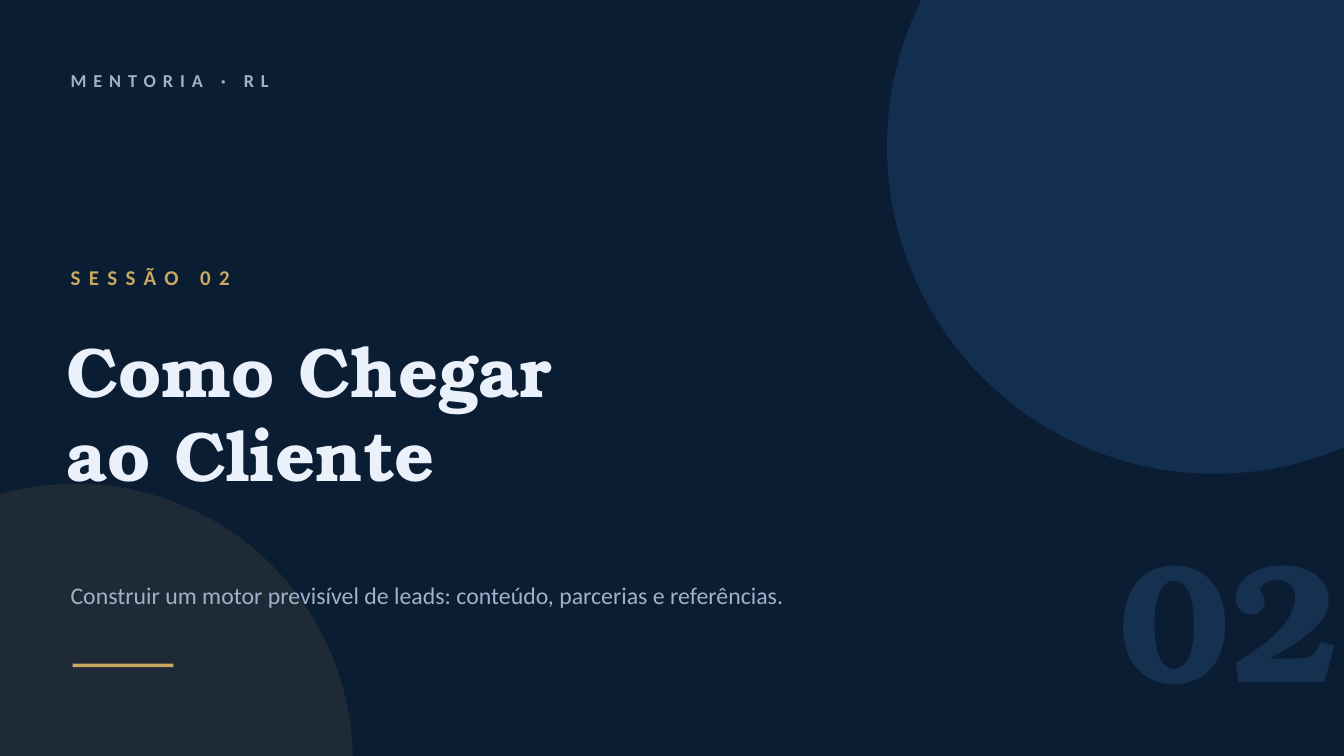
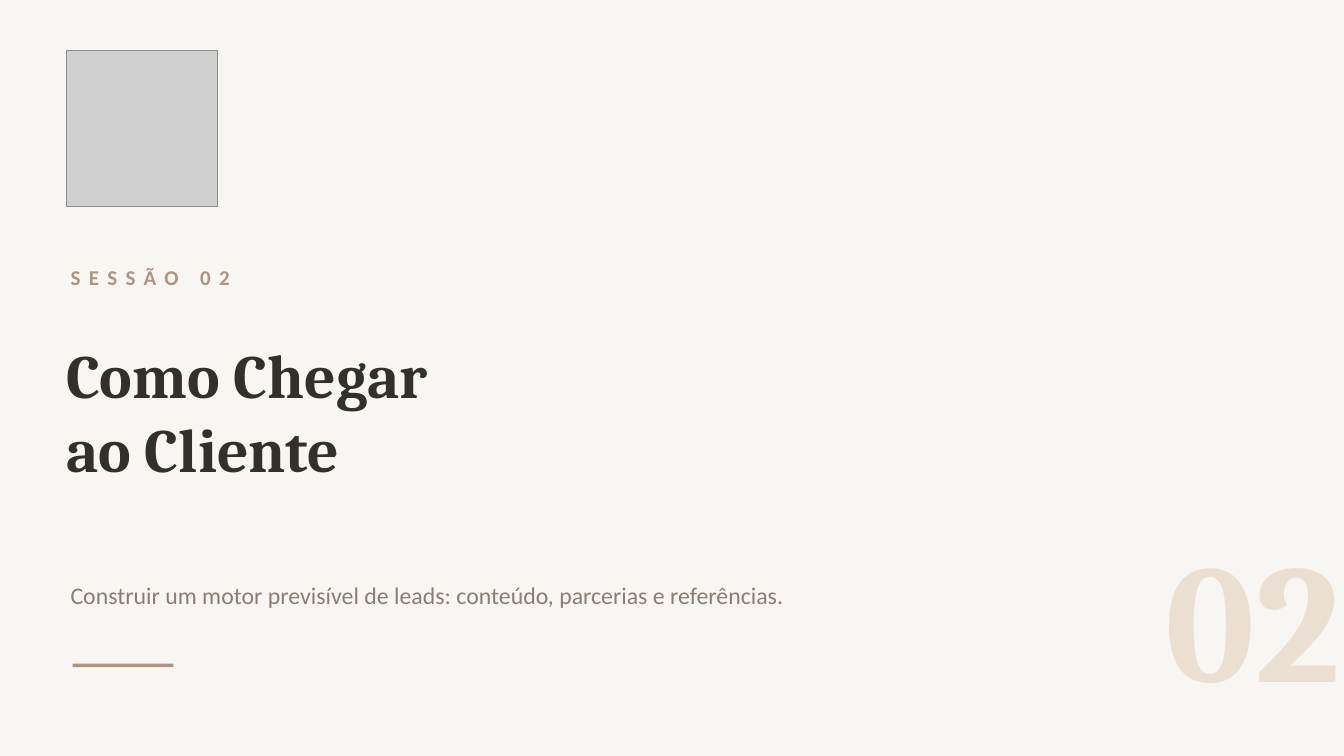
Before and after one commit to geralrlphoto/rl-menu, a slide deck: slide 1 of public/wedding-mentor-files/S2_Atracao.pptx. Drawn at 1344x756 pixels with LibreOffice and Linux fonts; fonts in the diff are those of the drawing; grey boxes stand for pictures. Boxes give left, top, right and bottom in pixels: in the first picture for what was removed or moved away, otherwise in the second. Text is boxed around its words. In the diff, an @@ line names an element or a change of style, - is before the commit and + after.

```diff
--- a/public/wedding-mentor-files/S2_Atracao.pptx
+++ b/public/wedding-mentor-files/S2_Atracao.pptx
@@ background #0B1D33 to #F8F6F3 @@
@@ ellipse removed at (x1=887, y1=0, x2=1344, y2=474) @@
@@ picture added at (x1=67, y1=50, x2=218, y2=207) @@
@@ text removed at (x1=71, y1=75, x2=269, y2=87) @@
-MENTORIA · RL
@@ text "SESSÃO 02" at (x1=200, y1=271, x2=230, y2=285): text colour #C9A961 to #B1937E @@
@@ text "Como Chegar" at (x1=66, y1=355, x2=428, y2=473): size 50 to 44 pt, font TeX Gyre Bonum to Cambria, text colour #EAF1FA to #33302B @@
@@ ellipse removed at (x1=0, y1=484, x2=353, y2=756) @@
@@ text "Construir um motor previsível de ..." at (x1=71, y1=587, x2=783, y2=608): text colour #9FB2C9 to #8A7E72 @@
@@ line (73, 665) - (173, 665): stroke #C9A961 2.5 pt to #B1937E 2.5 pt @@
```
Also in this commit, not shown: 19 other slides changed, 7 other files.
